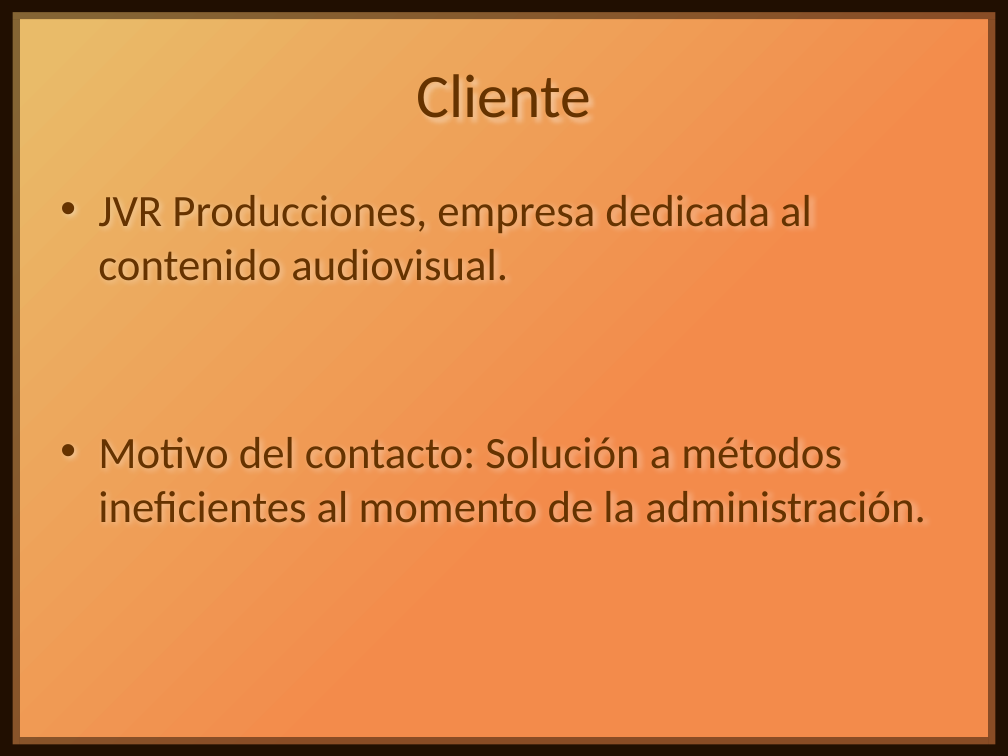
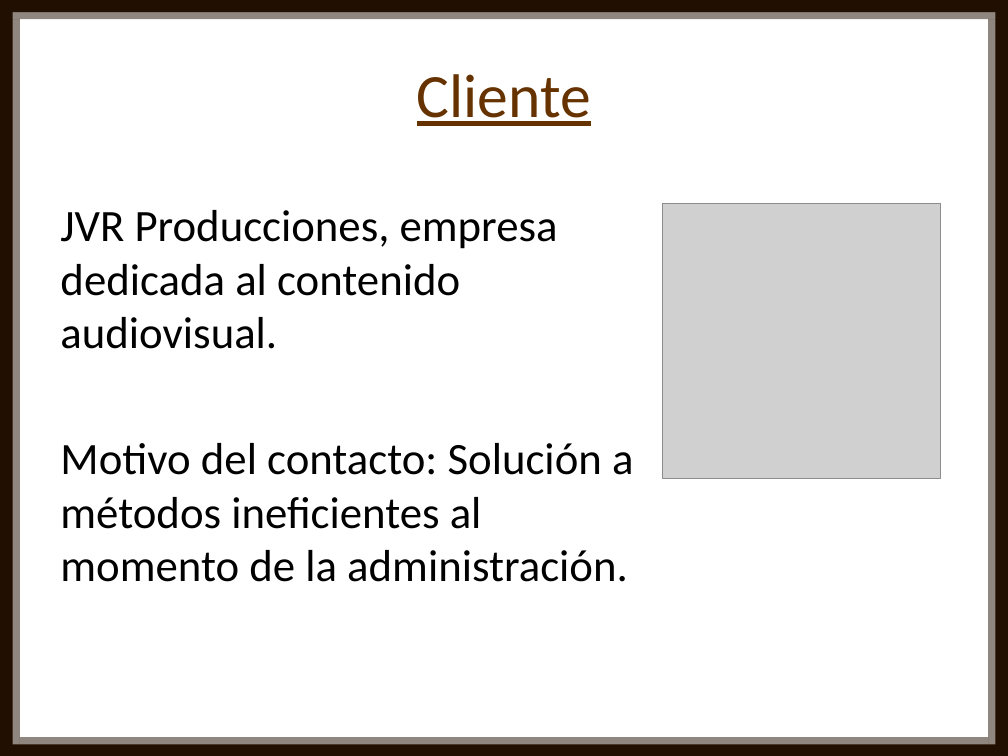
Before and after one commit to Nahuel2998/Nu-CaBuPa, a slide deck: slide 4 of Proyecto/Presentación Nu-CaBuPa.pptx (slide 6 before the commit). Drawn at 1008x756 pixels with LibreOffice and Linux fonts; fonts in the diff are those of the drawing; grey boxes stand for pictures. Boxes give left, top, right and bottom in pixels: in the first picture for what was removed or moved away, otherwise in the second. Text is boxed around its words. In the diff, an @@ line names an element or a change of style, - is before the commit and + after.

```diff
--- a/Proyecto/Presentación Nu-CaBuPa.pptx
+++ b/Proyecto/Presentación Nu-CaBuPa.pptx
@@ background gradient #F38B4B to #E9BB69 to #FFFFFF @@
@@ title "Cliente" at (417, 74, 591, 126): underline on @@
@@ text "JVR Producciones, empresa dedicada al ...": place and size @@
-text "JVR Producciones, empresa dedicada al ..." at (98, 195, 926, 523)
+text "JVR Producciones, empresa dedicada al ..." at (60, 210, 633, 582)
@@ text "JVR Producciones, empresa dedicada al ..." at (60, 210, 633, 582): text colour #663300 to #000000; bullet • to none @@
@@ picture added at (663, 204, 941, 479) @@
```
Also in this commit, not shown: 5 other slides changed, 7 slides added, 13 slides removed.
